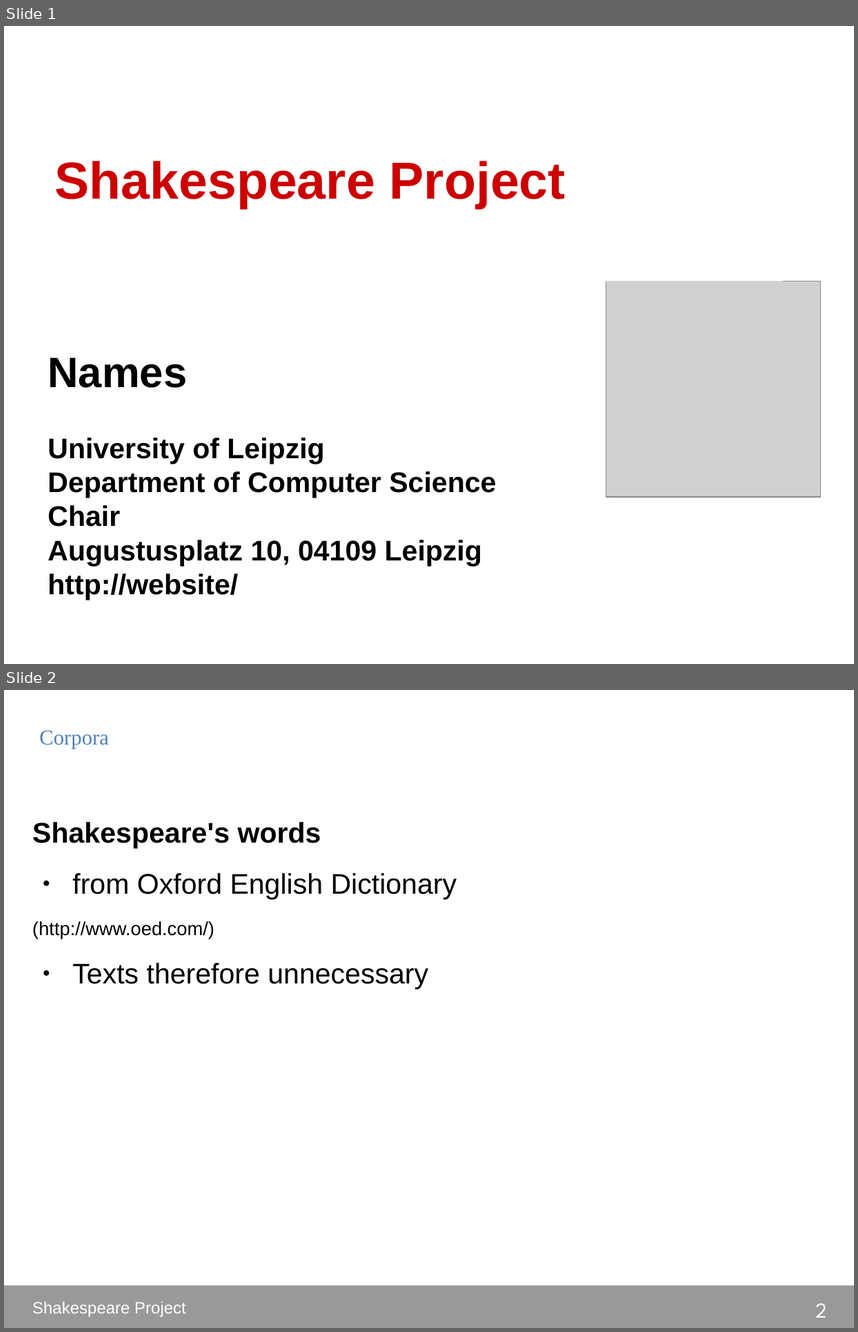
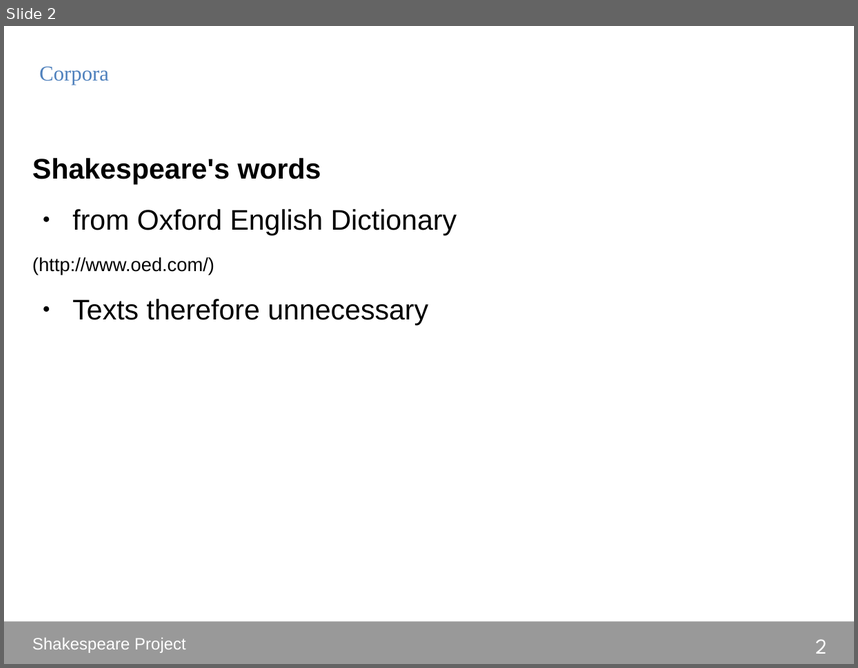
Before and after one commit to DHLeipzig-CurrentTopics-SS2014/shakespeare_project, a slide deck: presentation/presentation.odp. Shown one above the other, each under a label of ours: slides 1 and 2 before the commit, slide 2 after it. The pictures are 858x1332 and 858x668 pixels, drawn with LibreOffice and Linux fonts; fonts in the diff are those of the drawing; grey boxes stand for pictures. Boxes give left, top, right and bottom in pixels: in the first picture for what was removed or moved away, otherwise in the second. Text is boxed around its words. In the diff, an @@ line names an element or a change of style, - is before the commit and + after.

```diff
--- a/presentation/presentation.odp
+++ b/presentation/presentation.odp
@@ slide 1 removed at [4, 26, 854, 664], background #FFFFFF @@
@@ text removed at [55, 161, 566, 209] @@
-Shakespeare Project
@@ picture removed at [606, 281, 820, 497] @@
@@ text removed at [47, 357, 496, 599] @@
-Names
-University of Leipzig
-Department of Computer Science
-Chair
-Augustusplatz 10, 04109 Leipzig
-http://website/
```
Also in this commit, not shown: 1 slide added.
